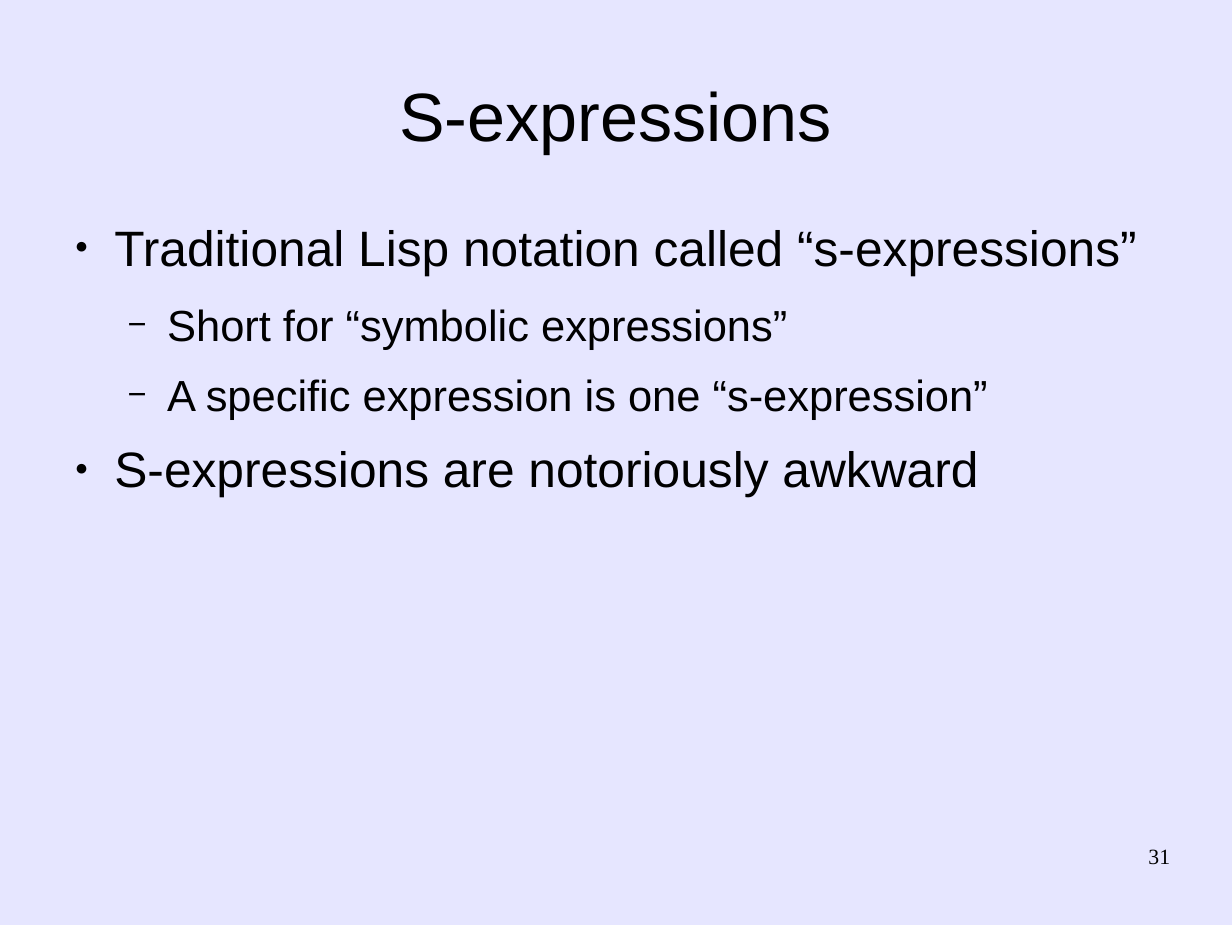
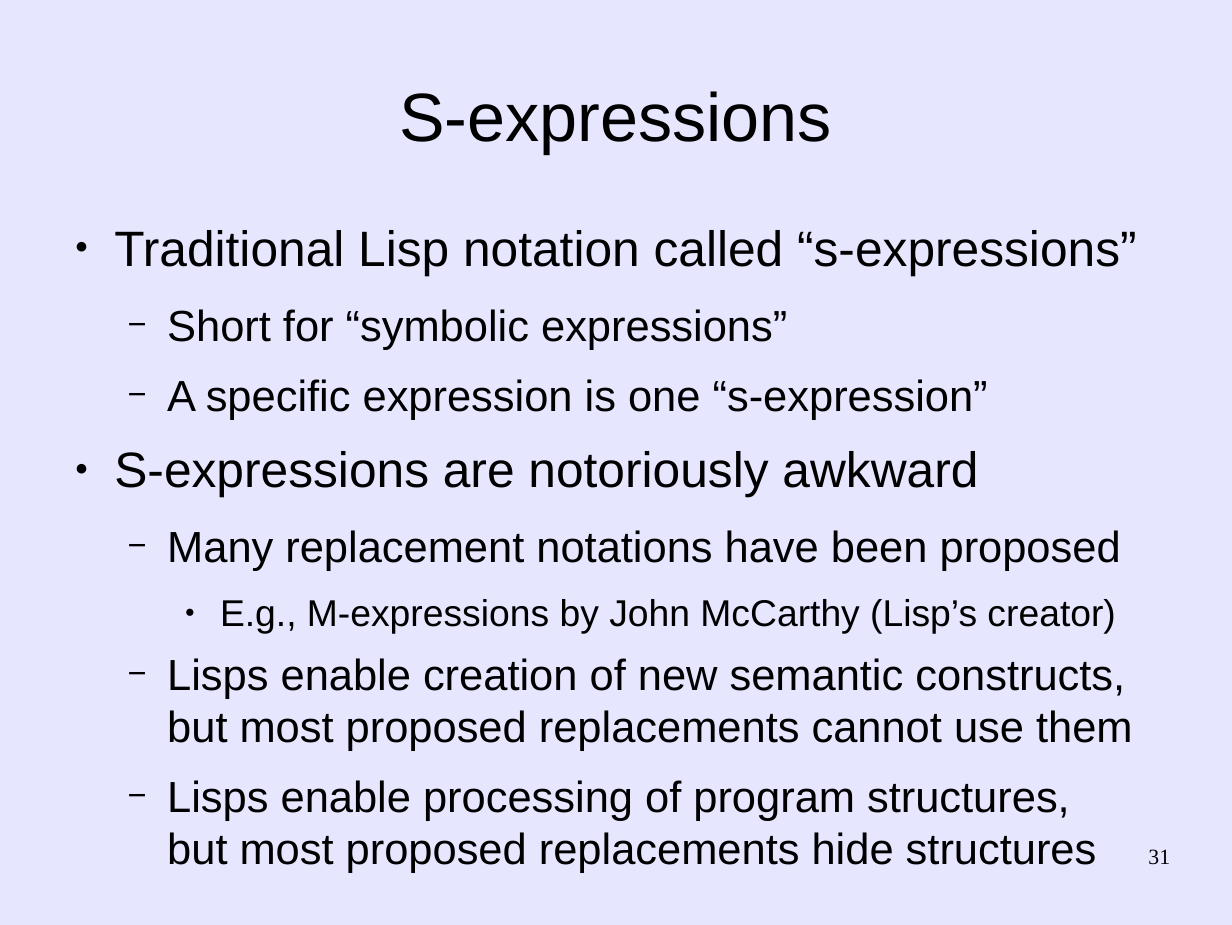
Before and after one commit to martin12333/Readable-Lisp-S-expressions, a slide deck: slide 31 of readable-s-expressions.odp. Drawn at 1232x925 pixels with LibreOffice and Linux fonts; fonts in the diff are those of the drawing. Boxes give left, top, right and bottom in pixels: in the first picture for what was removed or moved away, otherwise in the second. Text is boxed around its words. In the diff, an @@ line names an element or a change of style, - is before the commit and + after.

Commit message:
readable-s-expressions.odp: Update presentation with small tweaks

```diff
--- a/readable-s-expressions.odp
+++ b/readable-s-expressions.odp
@@ text at box(167, 530, 1133, 873): paragraphs added @@
+  − Many replacement notations have been proposed
+    ● E.g., M-expressions by John McCarthy (Lisp’s creator)
+  − Lisps enable creation of new semantic constructs, but most proposed replacements cannot use them
+  − Lisps enable processing of program structures,
+    but most proposed replacements hide structures
```
Also in this commit, not shown: 8 other slides changed.
